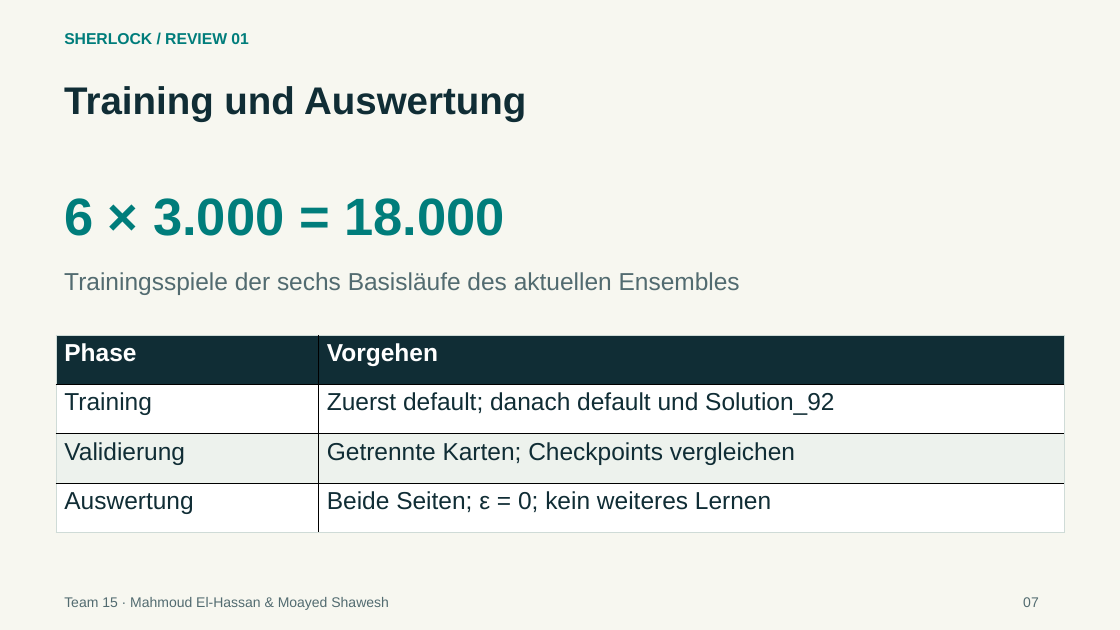
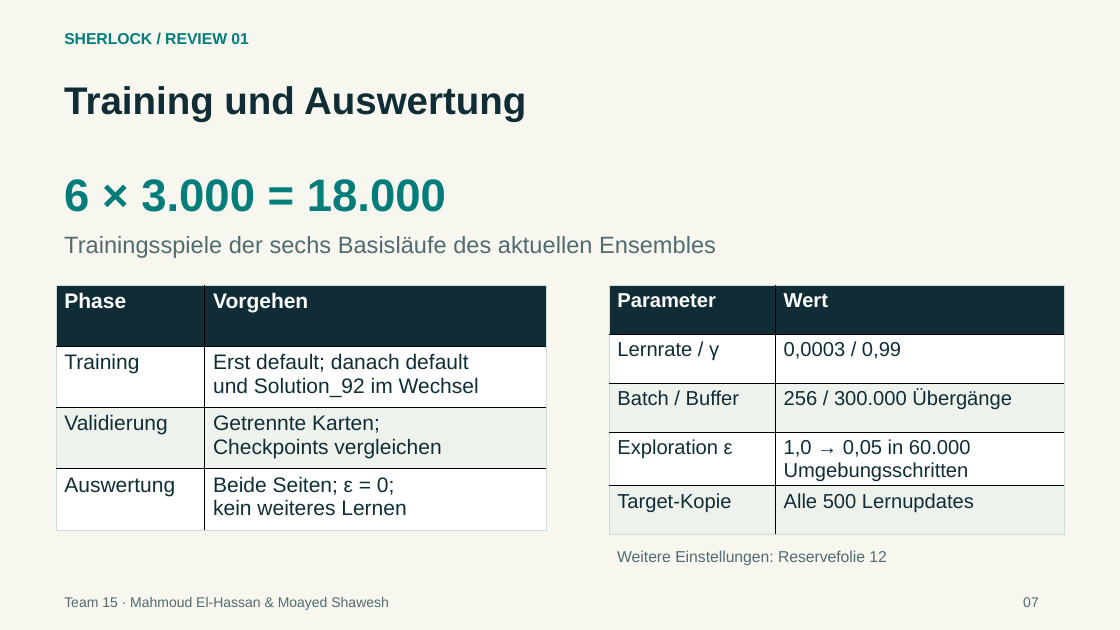
Before and after one commit to elhassanmahmoud/sherlock-luxAI-team15, a slide deck: slide 7 of docs/presentation/Sherlock_Review_16-10-2026.pptx. Drawn at 1120x630 pixels with LibreOffice and Linux fonts; fonts in the diff are those of the drawing. Boxes give left, top, right and bottom in pixels: in the first picture for what was removed or moved away, otherwise in the second. Text is boxed around its words. In the diff, an @@ line names an element or a change of style, - is before the commit and + after.

Commit message:
docs: add agent pseudocode and visible training parameters

```diff
--- a/docs/presentation/Sherlock_Review_16-10-2026.pptx
+++ b/docs/presentation/Sherlock_Review_16-10-2026.pptx
@@ text "6 × 3.000 = 18.000" moved from (x1=64, y1=198, x2=505, y2=236) to (x1=64, y1=179, x2=446, y2=212) @@
@@ text "6 × 3.000 = 18.000" at (x1=64, y1=179, x2=446, y2=212): size 45 to 39 pt @@
@@ text "Trainingsspiele der sechs Basisläufe des ..." moved from (x1=64, y1=272, x2=740, y2=295) to (x1=64, y1=236, x2=716, y2=258) @@
@@ text "Trainingsspiele der sechs Basisläufe des ..." at (x1=64, y1=236, x2=716, y2=258): size 21 to 20.2 pt @@
@@ table at (x1=56, y1=286, x2=546, y2=531) @@
-row 2, column 2: Zuerst default; danach default und Solution_92
+row 2, column 2: Erst default; danach default / und Solution_92 im Wechsel
-row 3, column 2: Getrennte Karten; Checkpoints vergleichen
+row 3, column 2: Getrennte Karten; / Checkpoints vergleichen
-row 4, column 2: Beide Seiten; ε = 0; kein weiteres Lernen
+row 4, column 2: Beide Seiten; ε = 0; / kein weiteres Lernen
@@ size 21 to 18 pt in "Phase", "Vorgehen", "Training", "Validierung" and 1 more places @@
@@ table resized from (x1=56, y1=335, x2=1065, y2=533) to (x1=56, y1=286, x2=546, y2=531) @@
@@ table added at (x1=609, y1=286, x2=1065, y2=531), 5 rows, 2 columns @@
+Parameter | Wert
+Lernrate / γ | 0,0003 / 0,99
+Batch / Buffer | 256 / 300.000 Übergänge
+Exploration ε | 1,0 → 0,05 in 60.000 / Umgebungsschritten
+Target-Kopie | Alle 500 Lernupdates
@@ text added at (x1=617, y1=550, x2=886, y2=565), 13.5 pt, text #526B70 @@
+Weitere Einstellungen: Reservefolie 12
```
Also in this commit, not shown: 1 other slide changed, 8 other files.
